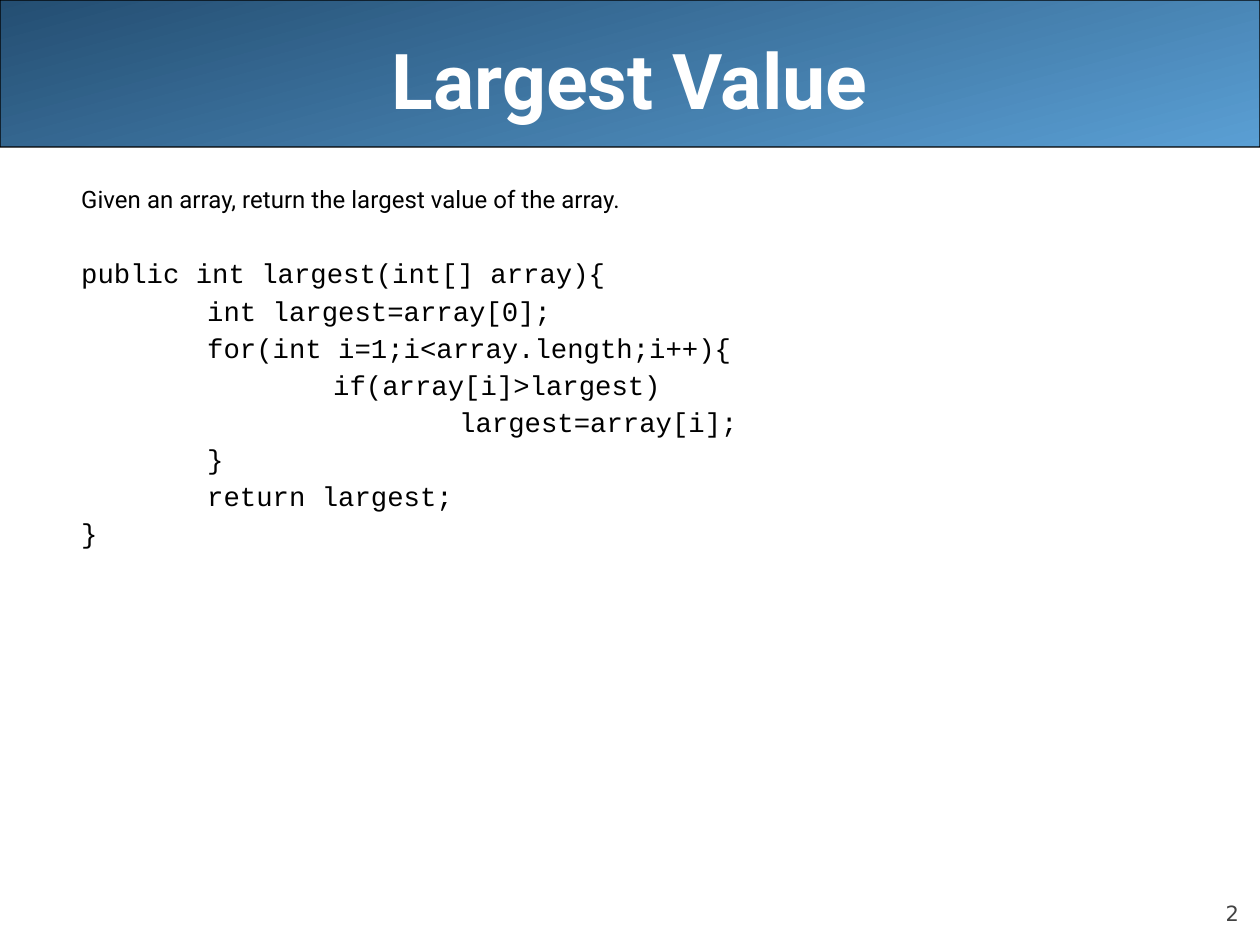
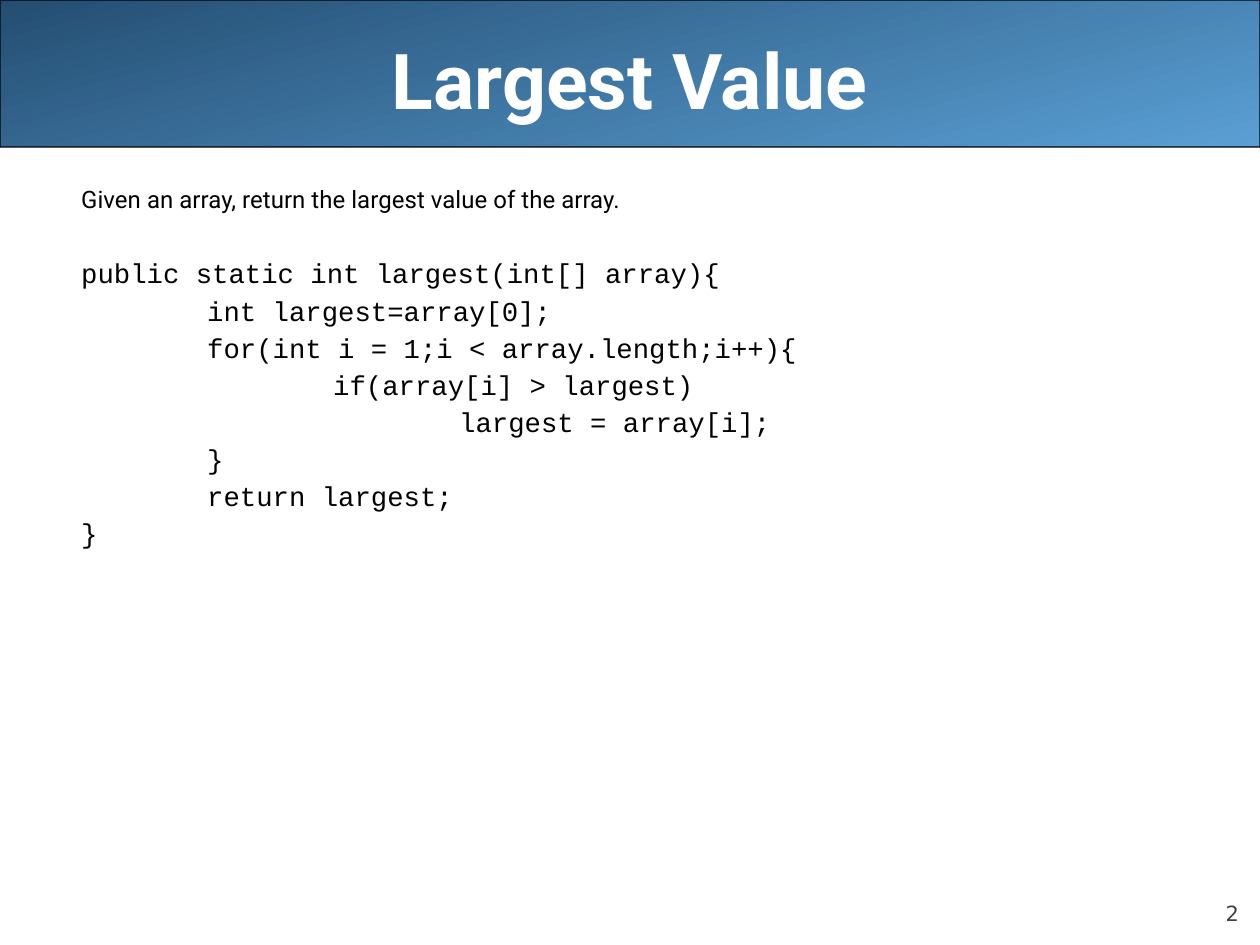
Before and after one commit to LongBaoNguyen/longbaonguyen.github.io, a slide deck: slide 2 of courses/apcsa/lecture10.ppt. Drawn at 1260x945 pixels with LibreOffice and Linux fonts; fonts in the diff are those of the drawing. Boxes give left, top, right and bottom in pixels: in the first picture for what was removed or moved away, otherwise in the second. Text is boxed around its words. In the diff, an @@ line names an element or a change of style, - is before the commit and + after.

```diff
--- a/courses/apcsa/lecture10.ppt
+++ b/courses/apcsa/lecture10.ppt
@@ text at bbox=[81, 264, 720, 289]: text changed @@
-  public int largest(int[] array){
+  public static int largest(int[] array){
@@ text at bbox=[207, 339, 797, 438]: spaces changed @@
-  for(int i=1;i<array.length;i++){
-  if(array[i]>largest)
-  largest=array[i];
+  for(int i = 1;i < array.length;i++){
+  if(array[i] > largest)
+  largest = array[i];
```
Also in this commit, not shown: 6 other slides changed, 1 other file.
